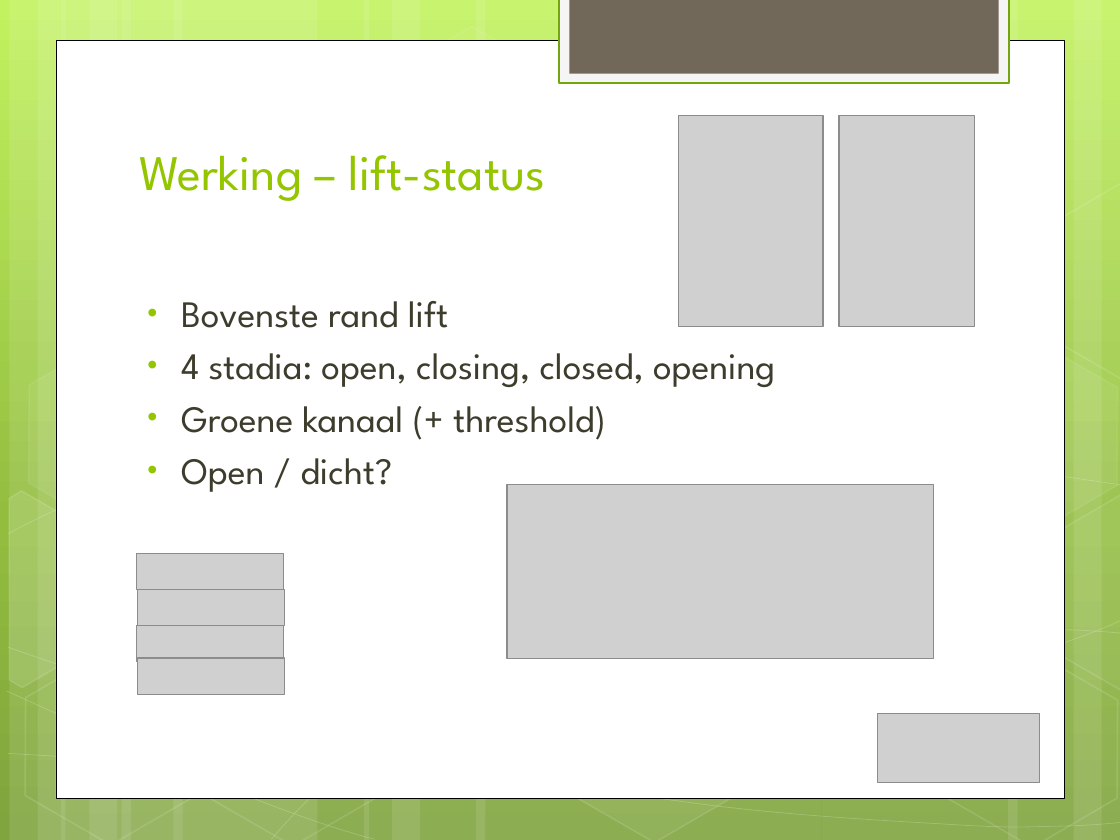
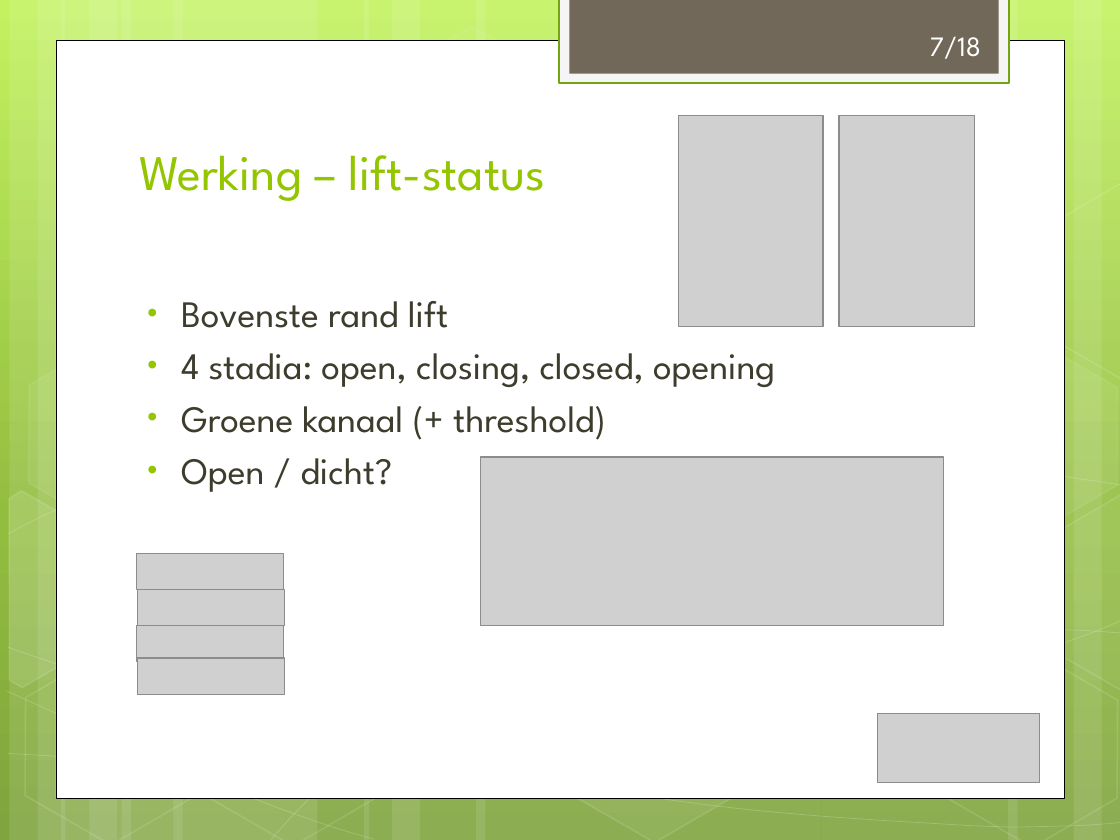
Before and after one commit to Suresh25/imaging-project-group-5, a slide deck: slide 7 of TI2710-D.pptx. Drawn at 1120x840 pixels with LibreOffice and Linux fonts; fonts in the diff are those of the drawing; grey boxes stand for pictures. Boxes give left, top, right and bottom in pixels: in the first picture for what was removed or moved away, otherwise in the second. Text is boxed around its words. In the diff, an @@ line names an element or a change of style, - is before the commit and + after.

```diff
--- a/TI2710-D.pptx
+++ b/TI2710-D.pptx
@@ text added at <box>930,36,982,59</box>, 18 pt, text #FFFFFF @@
+7/18
@@ picture: place and size @@
-picture at <box>507,485,934,659</box>
+picture at <box>480,457,943,626</box>
```
Also in this commit, not shown: 7 other slides changed, 9 slides added, 1 slide removed, 1 other file.
